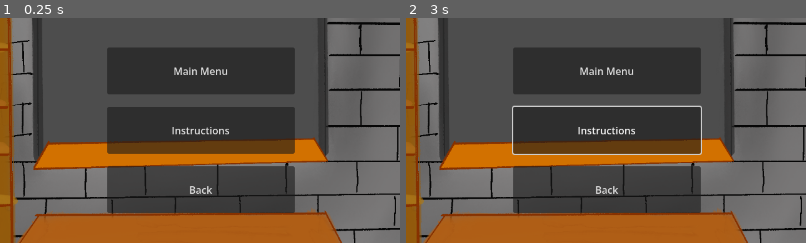
Above: before the commit, frames 1-2 (left to right).
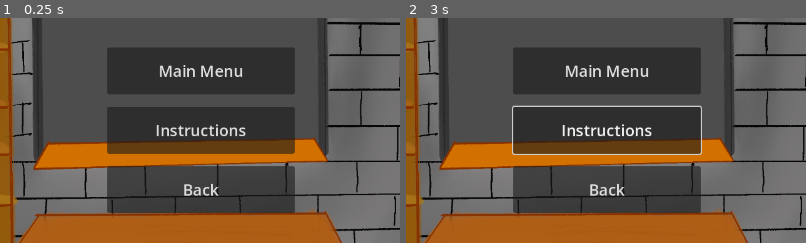
Above: after the commit, the same moments.

Repository: AgreeableDeerGames/GoodSoup
Game: Godot game, scene res://Scenes/help_menu.tscn
The game is run twice, just before and just after one commit, with the same random seed, the same clock (stepped at 60 frames per second) and the same inputs. This scene is started directly instead of the project's main scene.
Inputs (mouse positions are % of the whole screen's width and height, from its top left):
- Up to frame 1 (0.25 s): no input
- Up to frame 2 (3 s): click "Main Menu" at 0.5 s; click "Instructions" at 1.25 s; click "Back" at 2 s; move the mouse to (72, 45) at 2.77 s; hold Up (ui_up) from 2.78 s (still down); click (72, 45) at 2.92 s
The pictures show only the part of the screen within x 25-75%, y 25-75%; the shares and areas given below are measured in that part.

The runs differ from the first frame. In frame 1, 1.4% of the frame differs, in the area x 39-62%, y 20-80%; in frame 2, 1.4%.

Commit message:
moved scripts to scripts folder, other cleaning

Diff:
--- a/Scenes/cauldron.tscn
+++ b/Scenes/cauldron.tscn
@@ -2,7 +2,7 @@
 
 [ext_resource type="Script" uid="uid://2dvfjjpt8nfh" path="res://Scripts/cauldron.gd" id="1_0t22i"]
 [ext_resource type="Script" uid="uid://mv8g3k23j761" path="res://Scripts/flavor_data.gd" id="1_5qdwy"]
-[ext_resource type="Script" uid="uid://cesoh7k5o78vk" path="res://Scenes/clear_ingredients.gd" id="2_r1an6"]
+[ext_resource type="Script" uid="uid://cesoh7k5o78vk" path="res://Scripts/clear_ingredients.gd" id="2_r1an6"]
 
 [sub_resource type="RectangleShape2D" id="RectangleShape2D_q3ljf"]
 size = Vector2(280, 179)
--- a/Scenes/end_scene.tscn
+++ b/Scenes/end_scene.tscn
@@ -1,7 +1,7 @@
 [gd_scene format=3 uid="uid://bsicxbl7u6edp"]
 
 [ext_resource type="Script" uid="uid://b2dwsx7pmf3sl" path="res://Scripts/end_scene.gd" id="1_5pkqa"]
-[ext_resource type="Script" uid="uid://hv1jwv35guvy" path="res://Scenes/main_menu_button.gd" id="2_5rked"]
+[ext_resource type="Script" uid="uid://dbrbyos3amxr5" path="res://Scripts/main_menu_button.gd" id="2_5rked"]
 
 [node name="EndScene" type="Control" unique_id=1854814449]
 layout_mode = 3
--- a/Scenes/help_menu.tscn
+++ b/Scenes/help_menu.tscn
@@ -39,18 +39,21 @@
 [node name="Main Menu Button" type="Button" parent="VBoxContainer" unique_id=739909155]
 custom_minimum_size = Vector2(200, 75)
 layout_mode = 2
+theme_override_font_sizes/font_size = 25
 text = "Main Menu"
 script = ExtResource("1_0d1c8")
 
 [node name="Instructions Button" type="Button" parent="VBoxContainer" unique_id=1849785670]
 custom_minimum_size = Vector2(200, 75)
 layout_mode = 2
+theme_override_font_sizes/font_size = 25
 text = "Instructions"
 script = ExtResource("2_l8lul")
 
 [node name="Back Button" type="Button" parent="VBoxContainer" unique_id=1283053849]
 custom_minimum_size = Vector2(200, 75)
 layout_mode = 2
+theme_override_font_sizes/font_size = 25
 text = "Back"
 script = ExtResource("3_l8lul")
 
--- a/Scenes/kitchen.tscn
+++ b/Scenes/kitchen.tscn
@@ -18,7 +18,7 @@
 [ext_resource type="PackedScene" uid="uid://qqxycho4hxne" path="res://Scenes/Ingredients/celery_ingredient.tscn" id="12_r0dk1"]
 [ext_resource type="PackedScene" uid="uid://cpp2rhn57wmgy" path="res://Scenes/Ingredients/chili_peppers_ingredient.tscn" id="13_i6vcq"]
 [ext_resource type="PackedScene" uid="uid://b6u1y61q1qkba" path="res://Scenes/Ingredients/garlic_ingredient.tscn" id="14_bgcuo"]
-[ext_resource type="Script" uid="uid://cya44u8wcdxwj" path="res://Scenes/help_button.gd" id="15_32235"]
+[ext_resource type="Script" uid="uid://cya44u8wcdxwj" path="res://Scripts/help_button.gd" id="15_32235"]
 [ext_resource type="PackedScene" uid="uid://bnej4487dgr4g" path="res://Scenes/Ingredients/ginger_ingredient.tscn" id="15_m1yx5"]
 [ext_resource type="PackedScene" uid="uid://ca7uftblyptfd" path="res://Scenes/Ingredients/lemon_ingredient.tscn" id="16_hc3lq"]
 [ext_resource type="PackedScene" uid="uid://cixw4h5kyxw1c" path="res://Scenes/Ingredients/horseradish_ingredient.tscn" id="22_1i8y3"]
--- a/Scenes/main_menu_button.gd
+++ /dev/null
@@ -1,15 +0,0 @@
-extends Button
-
-
-# Called when the node enters the scene tree for the first time.
-func _ready() -> void:
-	pass # Replace with function body.
-
-
-# Called every frame. 'delta' is the elapsed time since the previous frame.
-func _process(delta: float) -> void:
-	pass
-
-
-func _on_pressed() -> void:
-		Signals.emit_signal("load_new_scene", "res://Scenes/main_menu.tscn", true)
Not shown, removed: Scenes/main_menu_button.gd.uid
Renamed: Scenes/clear_ingredients.gd -> Scripts/clear_ingredients.gd
Renamed: Scenes/clear_ingredients.gd.uid -> Scripts/clear_ingredients.gd.uid
Renamed: Scenes/help_button.gd -> Scripts/help_button.gd
Renamed: Scenes/help_button.gd.uid -> Scripts/help_button.gd.uid
